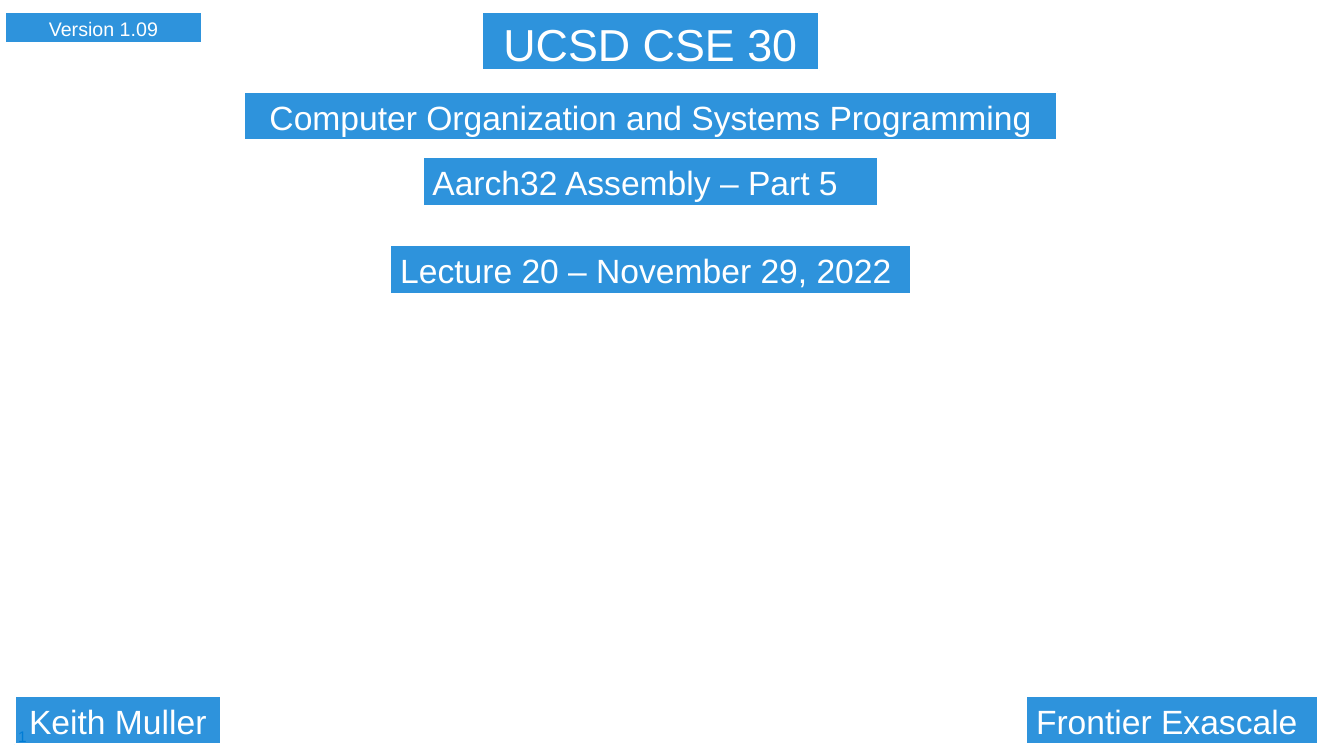
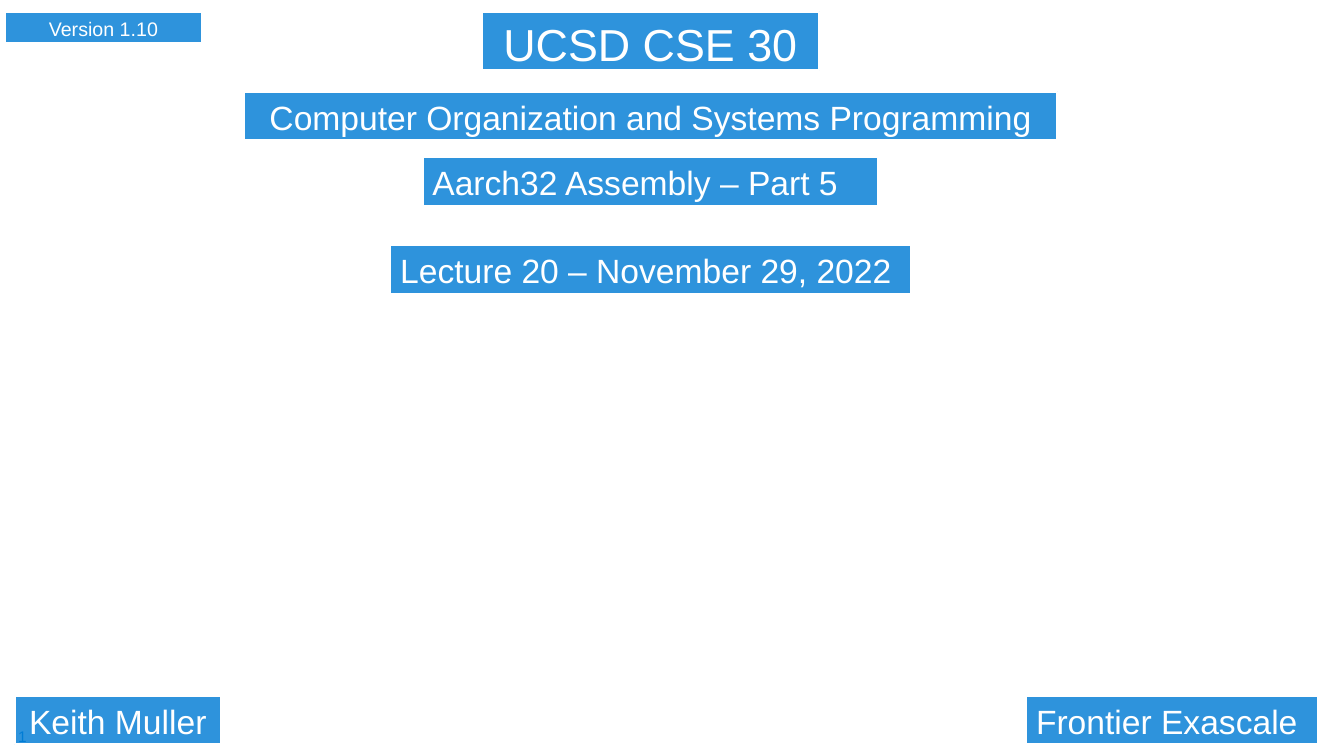
Before and after one commit to cse30-fa22/Muller_CSE30_Lecture_Slides, a slide deck: slide 1 of 10_Assm_Part5.pptx. Drawn at 1344x756 pixels with LibreOffice and Linux fonts; fonts in the diff are those of the drawing; background and template pictures are left out. Boxes give left, top, right and bottom in pixels: in the first picture for what was removed or moved away, otherwise in the second. Text is boxed around its words. In the diff, an @@ line names an element or a change of style, - is before the commit and + after.

```diff
--- a/10_Assm_Part5.pptx
+++ b/10_Assm_Part5.pptx
@@ text in rectangle at (49,21,158,36): text changed @@
-Version 1.09
+Version 1.10
```
Also in this commit, not shown: 4 other slides changed, 1 other file.
